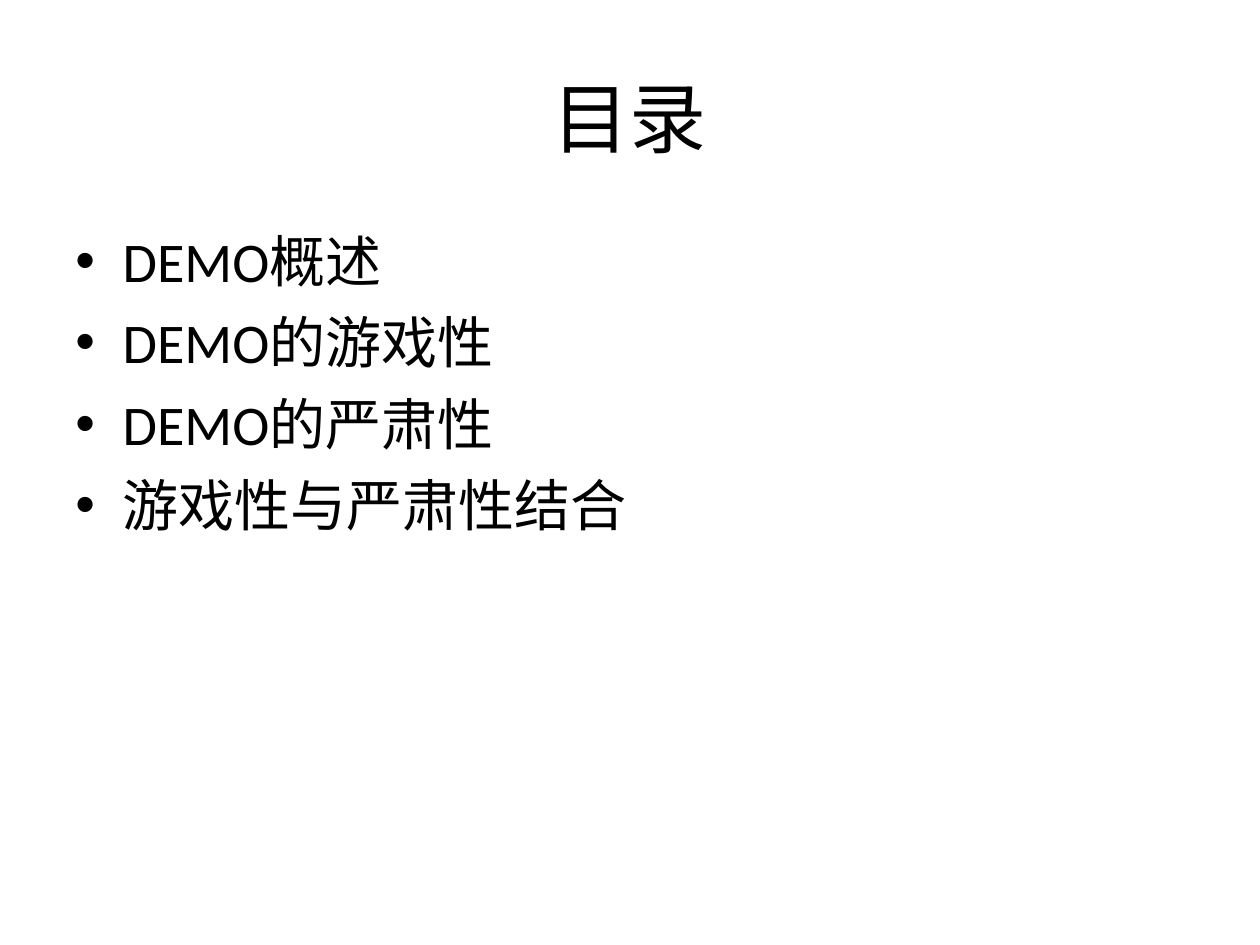
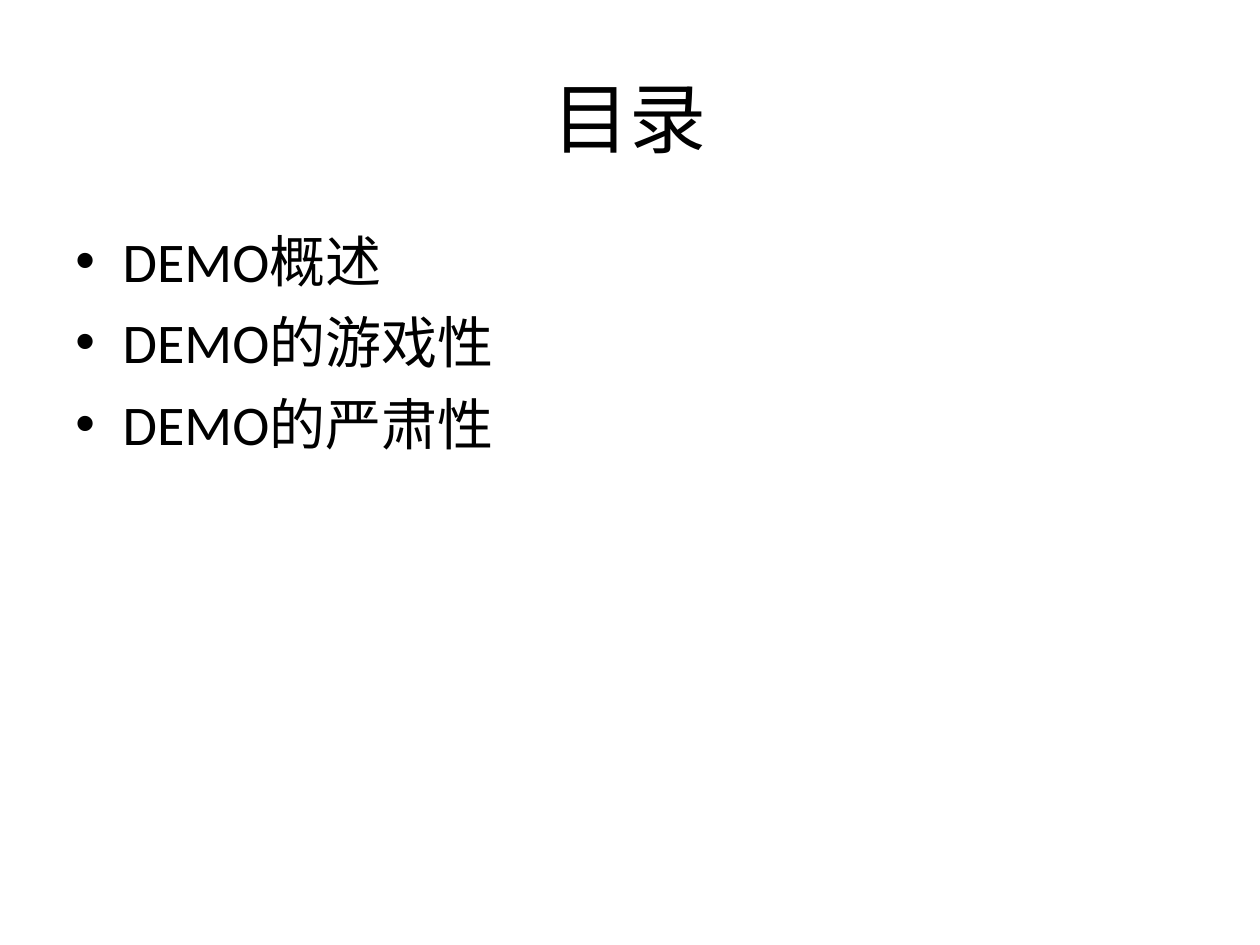
Before and after one commit to sativa/graduate2011, a slide deck: slide 2 of 策划/策划.ppt. Drawn at 1260x945 pixels with LibreOffice and Linux fonts; fonts in the diff are those of the drawing. Boxes give left, top, right and bottom in pixels: in the first picture for what was removed or moved away, otherwise in the second. Text is boxed around its words. In the diff, an @@ line names an element or a change of style, - is before the commit and + after.

```diff
--- a/策划/策划.ppt
+++ b/策划/策划.ppt
@@ text at (123, 479, 627, 531): paragraph removed @@
-• 游戏性与严肃性结合
```
Also in this commit, not shown: 6 other slides changed, 7 slides added, 2 slides removed, 2 other files.
